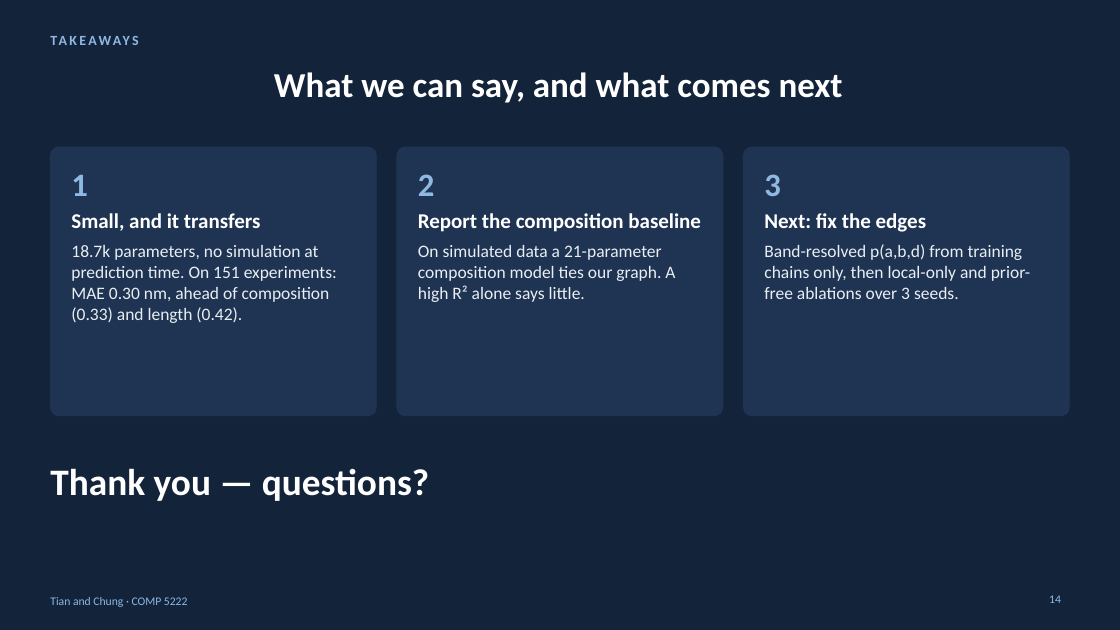
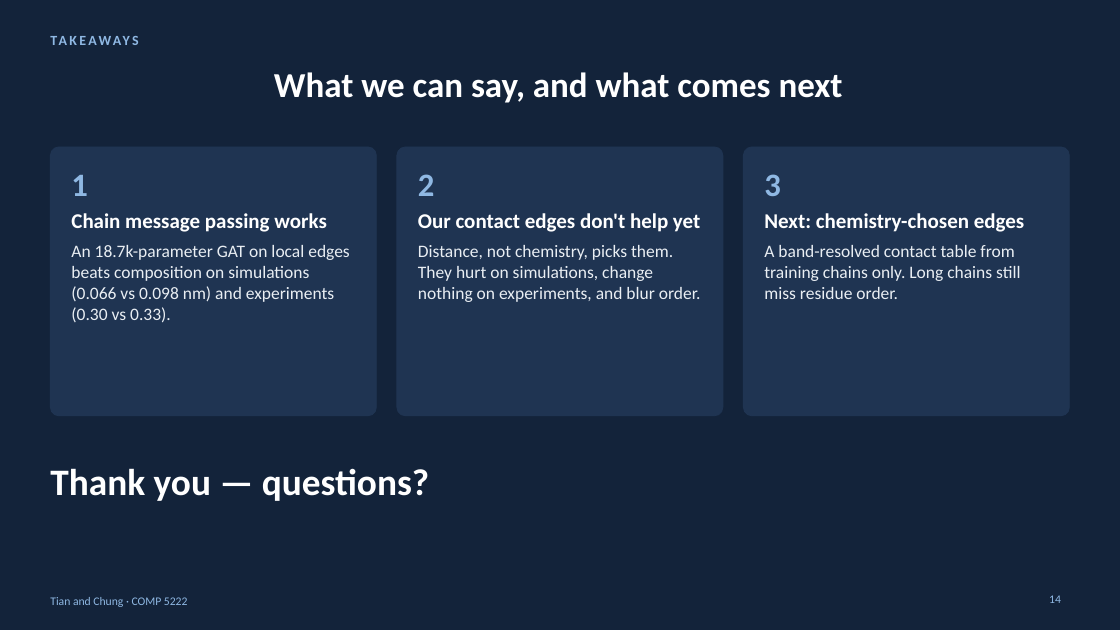
Before and after one commit to Andychung1229/claudev2, a slide deck: slide 14 of comp5222-presentation/ContactGAT_talk.pptx. Drawn at 1120x630 pixels with LibreOffice and Linux fonts; fonts in the diff are those of the drawing. Boxes give left, top, right and bottom in pixels: in the first picture for what was removed or moved away, otherwise in the second. Text is boxed around its words. In the diff, an @@ line names an element or a change of style, - is before the commit and + after.

```diff
--- a/comp5222-presentation/ContactGAT_talk.pptx
+++ b/comp5222-presentation/ContactGAT_talk.pptx
@@ text at (71,213,350,322): text changed @@
-Small, and it transfers
-18.7k parameters, no simulation at prediction time. On 151 experiments: MAE 0.30 nm, ahead of composition (0.33) and length (0.42).
+Chain message passing works
+An 18.7k-parameter GAT on local edges beats composition on simulations (0.066 vs 0.098 nm) and experiments (0.30 vs 0.33).
@@ text at (418,213,701,302): text changed @@
-Report the composition baseline
-On simulated data a 21-parameter composition model ties our graph. A high R² alone says little.
+Our contact edges don't help yet
+Distance, not chemistry, picks them. They hurt on simulations, change nothing on experiments, and blur order.
@@ text at (764,213,1024,299): text changed @@
-Next: fix the edges
-Band-resolved p(a,b,d) from training chains only, then local-only and prior-free ablations over 3 seeds.
+Next: chemistry-chosen edges
+A band-resolved contact table from training chains only. Long chains still miss residue order.
```
Also in this commit, not shown: 4 other slides changed, 10 other files.
